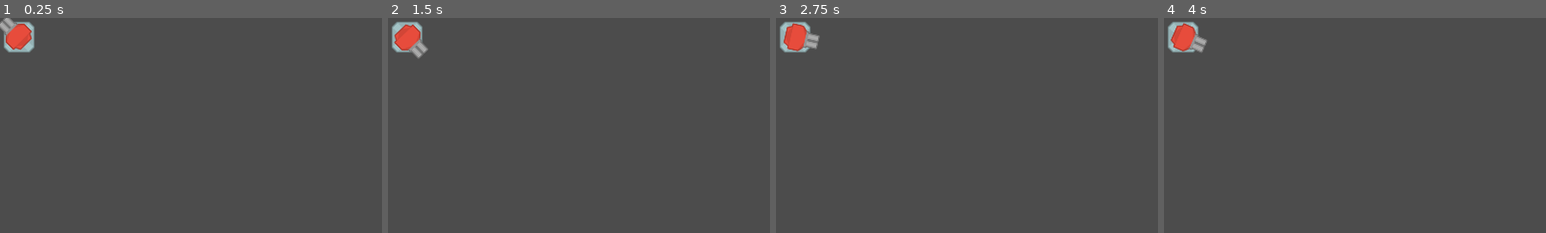
Above: before the commit, frames 1-4 (left to right).
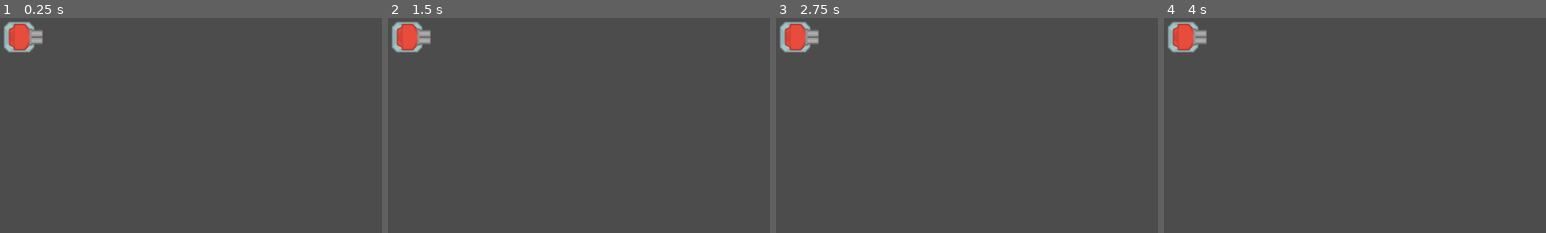
Above: after the commit, the same moments.

Repository: TenshinAkuma/Netfender
Game: Godot game, scene res://Scenes/Turrets/GunT2.tscn
Two runs of this game, one before a commit and one after it. Both use one fixed random seed, a clock stepped at 60 frames per second and the inputs below. This scene is started directly instead of the project's main scene.
Inputs (mouse positions are % of the whole screen's width and height, from its top left):
- Up to frame 1 (0.25 s): no input
- Up to frame 2 (1.5 s): tap Enter (ui_accept) at 0.5, 0.6, 0.77, 1.07, 1.25, 1.35 s; move the mouse to (72, 45) at 0.52 s; move the mouse to (30, 55) at 1.27 s
- Up to frame 3 (2.75 s): tap Enter (ui_accept) at 1.52, 1.82, 2, 2.1 s; move the mouse to (60, 28) at 2.02 s
- Up to frame 4 (4 s): tap Enter (ui_accept) at 2.75, 2.85, 3.02, 3.32, 3.5, 3.6, 3.77 s; move the mouse to (45, 70) at 2.77 s; move the mouse to (80, 65) at 3.52 s
The pictures show only the part of the screen within x 0-50%, y 0-50%; the shares and areas given below are measured in that part.

The runs differ from the first frame. In frame 1, 0.6% of the frame differs, in the area x 0-12%, y 0-16%; in frame 2, 0.6%; in frame 3, 0.4%; in frame 4, 0.4%.

Commit message:
implement turrets track enemy

Diff:
--- a/Scenes/MainScenes/GameScene.gd
+++ b/Scenes/MainScenes/GameScene.gd
@@ -100,5 +100,6 @@
 	if build_valid:
 		var new_tower = load("res://Scenes/Turrets/" + build_type + ".tscn").instance()
 		new_tower.position = build_location
+		new_tower.is_built = true
 		map_node.get_node("Turrets").add_child(new_tower, true)
 		map_node.get_node("TowerExclusion").set_cellv(build_tile, 5)
--- a/Scenes/Turrets/GunT1.tscn
+++ b/Scenes/Turrets/GunT1.tscn
@@ -1,8 +1,11 @@
-[gd_scene load_steps=4 format=2]
+[gd_scene load_steps=5 format=2]
 
 [ext_resource path="res://Assets/Environment/Towers/towerDefense_tile181.png" type="Texture" id=1]
 [ext_resource path="res://Assets/Environment/Towers/towerDefense_tile249.png" type="Texture" id=2]
 [ext_resource path="res://Scenes/Turrets/GunT1.gd" type="Script" id=3]
+
+[sub_resource type="CircleShape2D" id=1]
+radius = 100.0
 
 [node name="GunT1" type="Node2D"]
 script = ExtResource( 3 )
@@ -18,3 +21,12 @@
 
 [node name="Muzzle" type="Position2D" parent="Turret"]
 position = Vector2( 43, 0 )
+
+[node name="Range" type="Area2D" parent="."]
+position = Vector2( 32, 32 )
+
+[node name="CollisionShape2D" type="CollisionShape2D" parent="Range"]
+shape = SubResource( 1 )
+
+[connection signal="body_entered" from="Range" to="." method="_on_Range_body_entered"]
+[connection signal="body_exited" from="Range" to="." method="_on_Range_body_exited"]
--- a/Scenes/Turrets/MissileT1.tscn
+++ b/Scenes/Turrets/MissileT1.tscn
@@ -1,9 +1,12 @@
-[gd_scene load_steps=5 format=2]
+[gd_scene load_steps=6 format=2]
 
 [ext_resource path="res://Assets/Environment/Towers/towerDefense_tile180.png" type="Texture" id=1]
 [ext_resource path="res://Assets/Environment/Towers/towerDefense_tile251.png" type="Texture" id=2]
 [ext_resource path="res://Assets/Environment/Towers/towerDefense_tile228.png" type="Texture" id=3]
 [ext_resource path="res://Scenes/Turrets/MissileT1.gd" type="Script" id=4]
+
+[sub_resource type="CircleShape2D" id=1]
+radius = 100.0
 
 [node name="MissileT1" type="Node2D"]
 script = ExtResource( 4 )
@@ -23,3 +26,12 @@
 [node name="Missile2" type="Sprite" parent="Turret"]
 position = Vector2( 10, 10 )
 texture = ExtResource( 2 )
+
+[node name="Range" type="Area2D" parent="."]
+position = Vector2( 32, 32 )
+
+[node name="CollisionShape2D" type="CollisionShape2D" parent="Range"]
+shape = SubResource( 1 )
+
+[connection signal="body_entered" from="Range" to="." method="_on_Range_body_entered"]
+[connection signal="body_exited" from="Range" to="." method="_on_Range_body_exited"]
--- a/Scenes/Turrets/Turrets.gd
+++ b/Scenes/Turrets/Turrets.gd
@@ -1,11 +1,35 @@
 extends Node2D
 
+var enemy_array = []
+var is_built = false
+var enemy
 
+func _ready():
+	if is_built:
+		self.get_node("Range/CollisionShape2D").get_shape().radius = 0.5 * GameData.tower_data[self.get_name()]["range"]
 
 
 func _physics_process(delta):
-	turn()
+	if enemy_array.size() != 0 and is_built:
+		select_enemy()
+		turn()
+	else:
+		enemy = null
 
 func turn():
-	var enemy_position = get_global_mouse_position()
-	get_node("Turret").look_at(enemy_position)
+	get_node("Turret").look_at(enemy.position)
+
+func select_enemy():
+	var enemy_progress_array = []
+	for i in enemy_array:
+		enemy_progress_array.append(i.offset)
+	var max_offset = enemy_progress_array.max()
+	var enemy_index = enemy_progress_array.find(max_offset)
+	enemy = enemy_array[enemy_index]
+
+func _on_Range_body_entered(body):
+	enemy_array.append(body.get_parent())
+
+
+func _on_Range_body_exited(body):
+	enemy_array.erase(body.get_parent())
